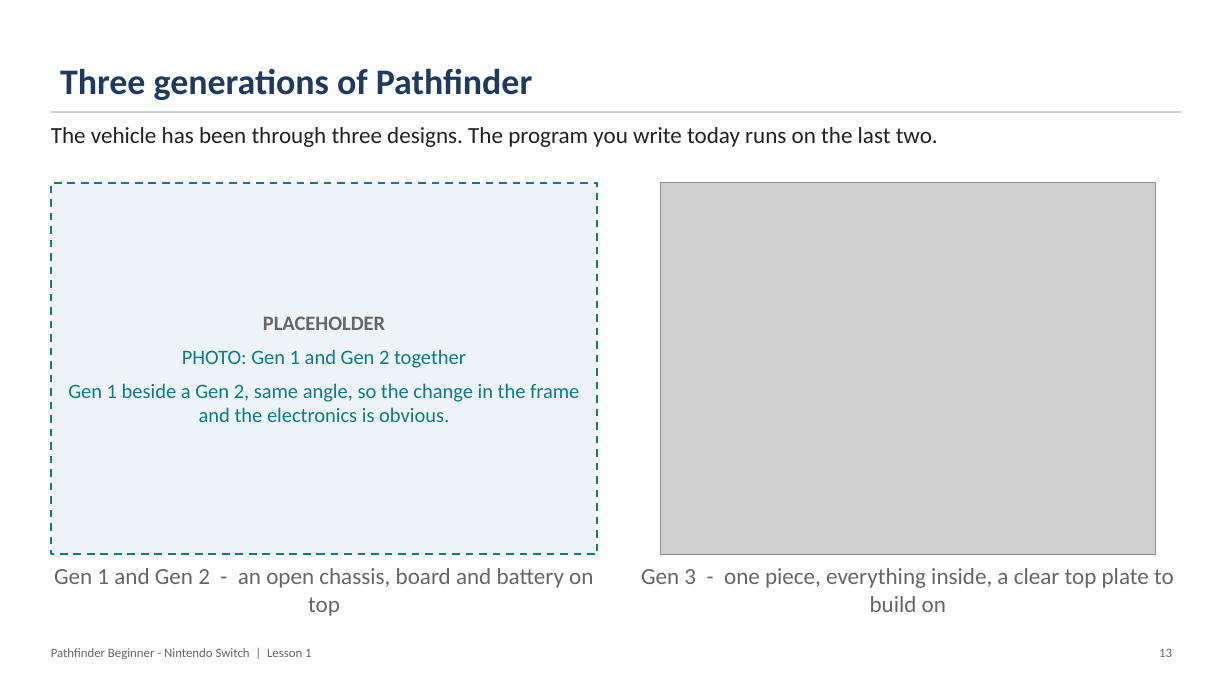
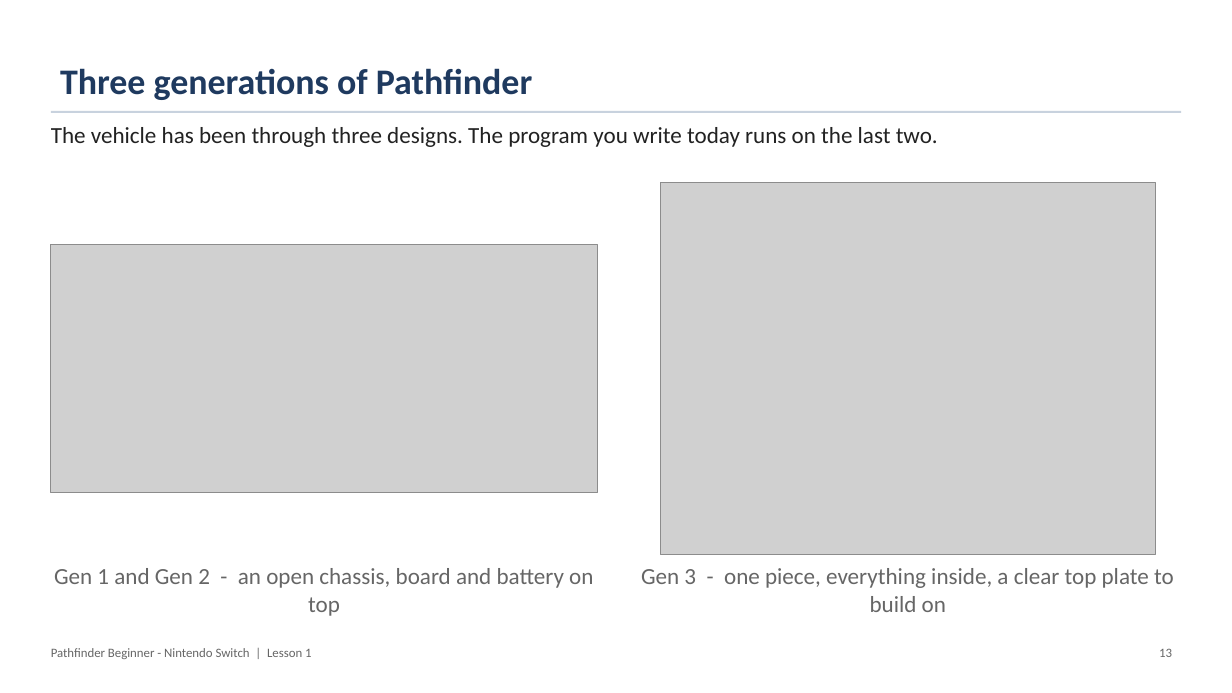
Before and after one commit to PorpoiseRobotics/porpoise-robotics, a slide deck: slide 13 of ground-vehicle/docs/courses/beginner-switch/l1_introduction.pptx. Drawn at 1232x693 pixels with LibreOffice and Linux fonts; fonts in the diff are those of the drawing; grey boxes stand for pictures. Boxes give left, top, right and bottom in pixels: in the first picture for what was removed or moved away, otherwise in the second. Text is boxed around its words. In the diff, an @@ line names an element or a change of style, - is before the commit and + after.

```diff
--- a/ground-vehicle/docs/courses/beginner-switch/l1_introduction.pptx
+++ b/ground-vehicle/docs/courses/beginner-switch/l1_introduction.pptx
@@ rectangle removed at (51,183,598,555) @@
-PLACEHOLDER
-PHOTO: Gen 1 and Gen 2 together
-Gen 1 beside a Gen 2, same angle, so the change in the frame and the electronics is obvious.
@@ picture added at (51,245,598,493) @@
```
Also in this commit, not shown: 4 other slides changed, 22 other files.
